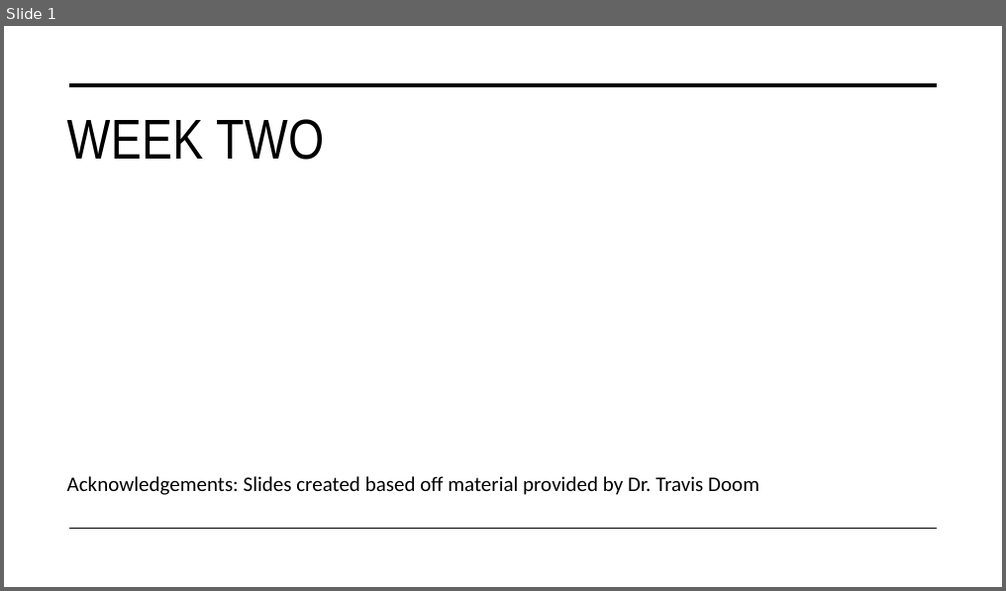
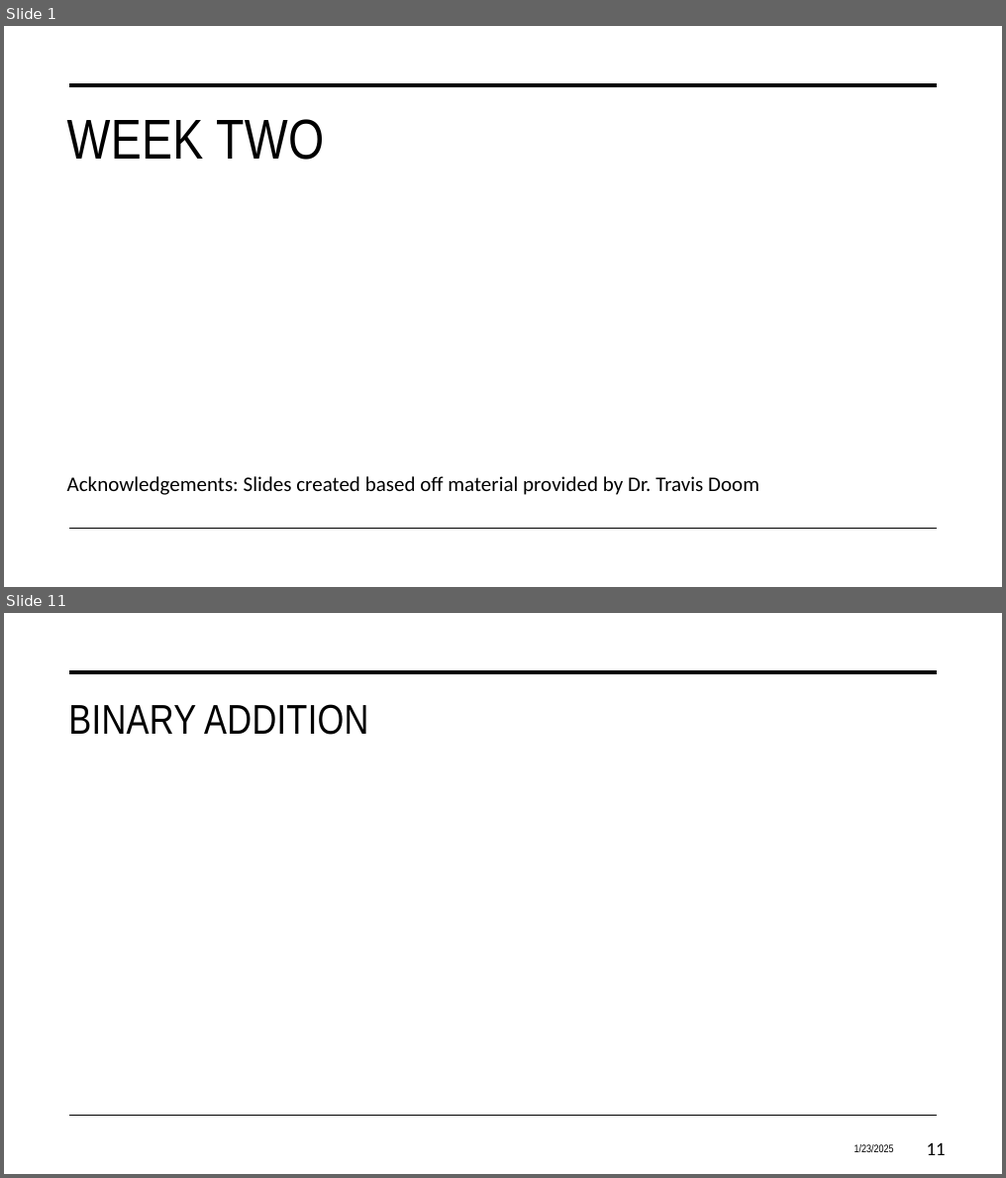
Before and after one commit to anderson79/cs1180-02_sp25, a slide deck: Week2/Week2.pptx. Shown one above the other, each under a label of ours: slide 1 before the commit, slides 1 and 11 after it; the slides between them are not shown. The pictures are 1006x591 and 1006x1178 pixels, drawn with LibreOffice and Linux fonts; fonts in the diff are those of the drawing. Boxes give left, top, right and bottom in pixels: in the first picture for what was removed or moved away, otherwise in the second. Text is boxed around its words. In the diff, an @@ line names an element or a change of style, - is before the commit and + after.

Commit message:
added slides for week 2 - binary and code from lecture2_2 about arithmetic operations

```diff
--- a/Week2/Week2.pptx
+++ b/Week2/Week2.pptx
@@ slide 11 added at bbox=[4, 613, 1002, 1174], background #FFFFFF; not listed: 2 template elements that a slide beside it also shows @@
@@ title added at bbox=[68, 704, 368, 735], 40 pt, text #000000 @@
+BINARY ADDITION
@@ text added at bbox=[854, 1145, 894, 1153], 10.5 pt, text #000000 @@
+1/23/2025
@@ page number added at bbox=[927, 1144, 945, 1156], 18 pt, text #000000 @@
+11
```
Also in this commit, not shown: 9 slides changed, 3 other slides added, 2 other files.
